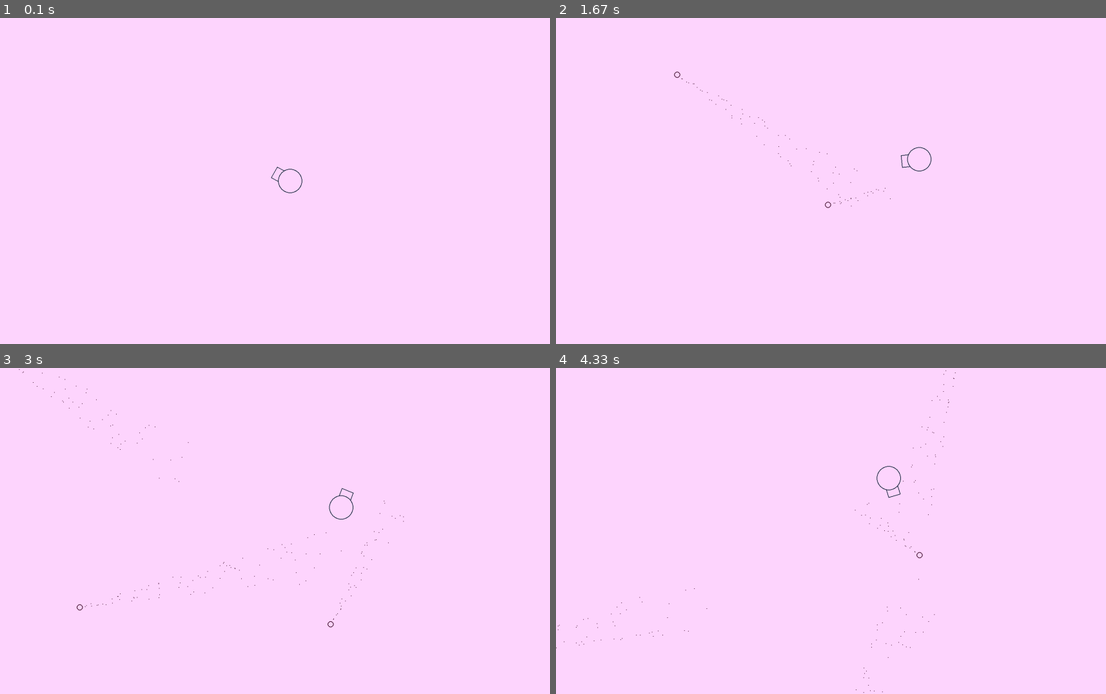
Above: before the commit, frames 1-4 (two rows, left to right).
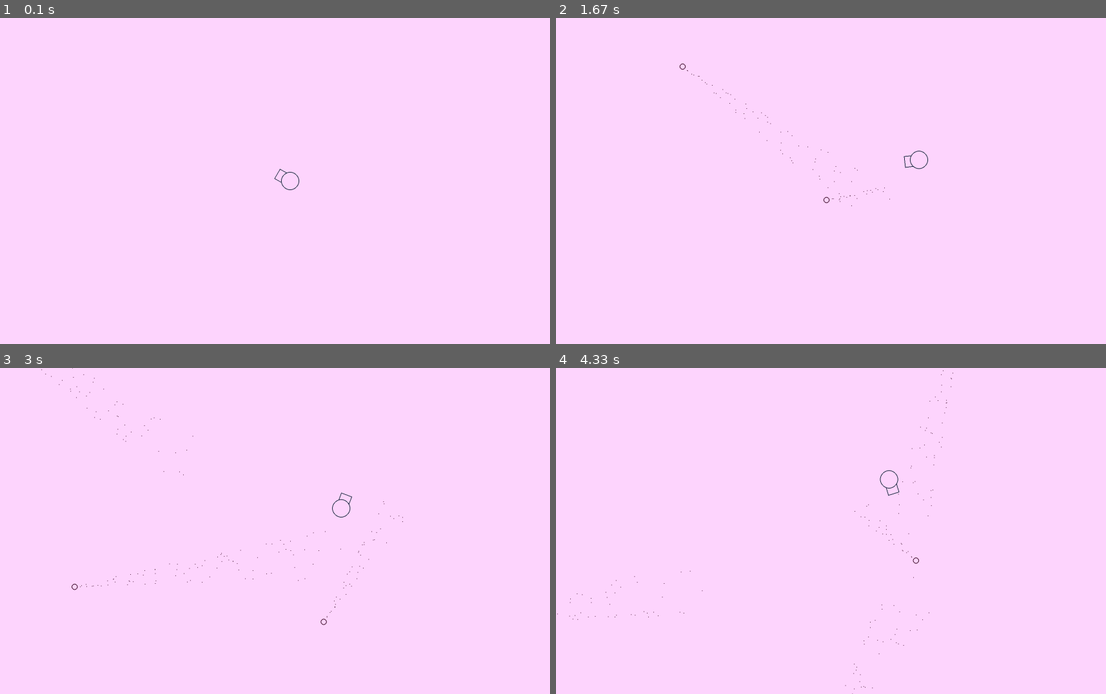
Above: after the commit, the same moments.

Repository: a96lex/pygame-tank-game
Game: pygame game, started from main.py
Two runs of this game, one before a commit and one after it. Both use one fixed random seed, a clock stepped at 60 frames per second and the inputs below.
Inputs (mouse positions are in pixels of both pictures, inside the frame that each line leads up to):
- Up to frame 1 (0.1 s): no input
- Up to frame 2 (1.67 s): tap Space at 0.33, 0.73, 1.03, 1.23, 1.57 s; hold Right 0.67-1.13 s; move the mouse to (1034, 171) at 0.7 s; hold Up 1.17-1.47 s; move the mouse to (847, 203) at 1.2 s; hold Right from 1.5 s (still down); move the mouse to (704, 184) at 1.53 s
- Up to frame 3 (3 s): tap Space at 1.87, 2.07, 2.37, 2.63, 2.97 s; release Right at 1.97 s; hold Left 2-2.53 s; move the mouse to (346, 602) at 2.03 s; hold Down 2.57-2.87 s; move the mouse to (110, 609) at 2.6 s; hold Left from 2.9 s (still down); move the mouse to (374, 416) at 2.93 s
- Up to frame 4 (4.33 s): release Left at 3.3 s; hold Up 3.33-3.7 s; move the mouse to (1056, 645) at 3.37 s; tap Space at 3.4, 3.8, 4.1 s; hold Right from 3.73 s (still down); move the mouse to (913, 560) at 3.77 s

The runs differ from the first frame. In frame 1, 0.1% of the frame differs, in the area x 49-55%, y 45-54%; in frame 2, 0.2%; in frame 3, 0.3%, in the area x 3-74%, y 0-80%; in frame 4, 0.3%.

Commit message:
change player settings

Diff:
--- a/game/player.py
+++ b/game/player.py
@@ -3,15 +3,15 @@
 
 
 class Player(Shooter):
-    radius = 40
+    radius = 30
     acceleration = 3
     max_speed = 10
     angle = 0
     cannon_rect = [
-        [10, 20],
-        [10, -20],
-        [60, -20],
-        [60, 20],
+        [10, 18],
+        [10, -18],
+        [49, -18],
+        [49, 18],
     ]
     shooting_reload = 0
     max_health = 1000
@@ -21,7 +21,7 @@
         speed = 20
         radius = 10
         lifespan = 100
-        precision = 10
+        precision = 20
         recoil = 5
         cooldown = 20
         color = Colors.PlayerBullet
